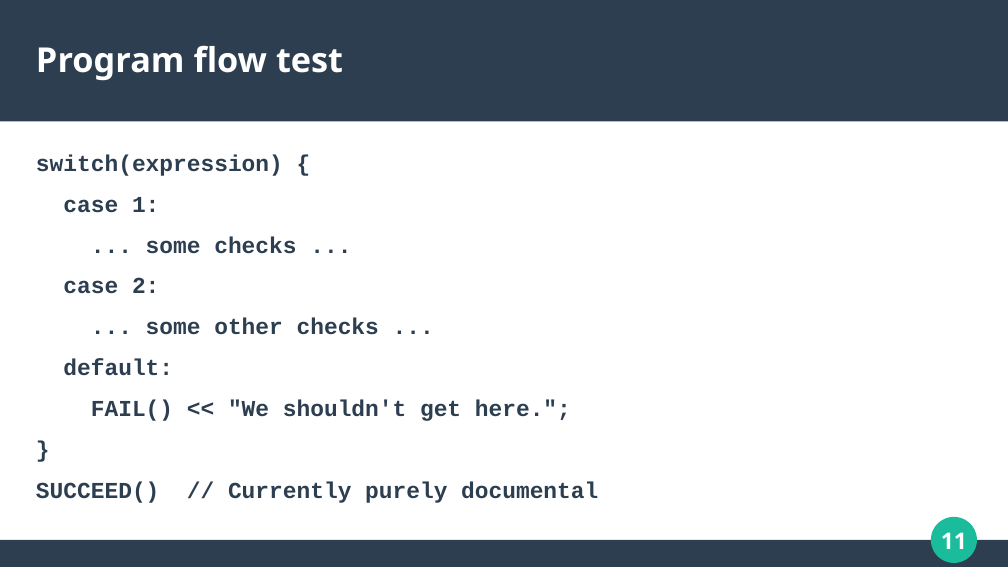
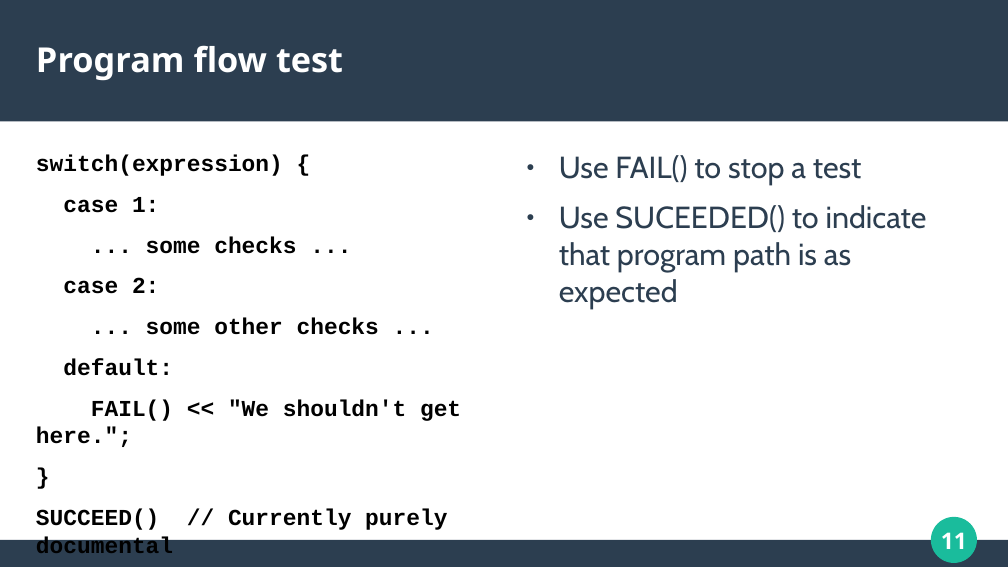
Before and after one commit to groskopf/gtest_training, a slide deck: slide 11 of presentation/presentation.odp. Drawn at 1008x567 pixels with LibreOffice and Linux fonts; fonts in the diff are those of the drawing. Boxes give left, top, right and bottom in pixels: in the first picture for what was removed or moved away, otherwise in the second. Text is boxed around its words. In the diff, an @@ line names an element or a change of style, - is before the commit and + after.

```diff
--- a/presentation/presentation.odp
+++ b/presentation/presentation.odp
@@ text "switch(expression) {" at [36,154,461,530]: text colour #2C3E50 to #000000 @@
@@ text added at [559,155,927,309], 24 pt, text #2C3E50 @@
+● Use FAIL() to stop a test
+● Use SUCEEDED() to indicate that program path is as expected
```
Also in this commit, not shown: 37 other slides changed, 32 slides added, 7 slides removed.
